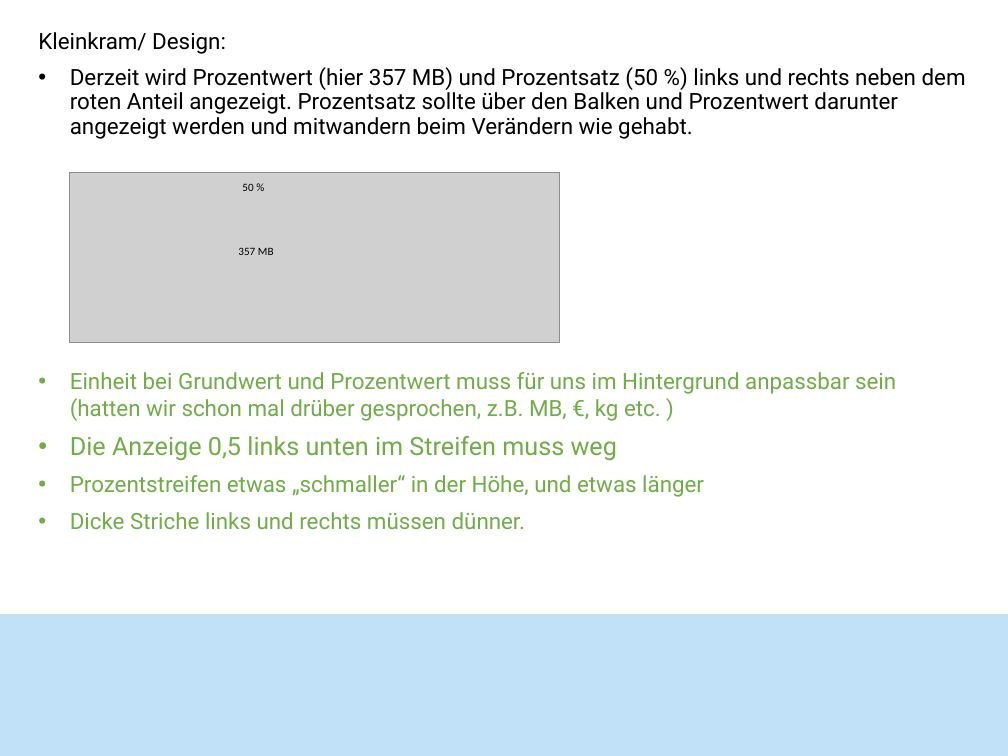
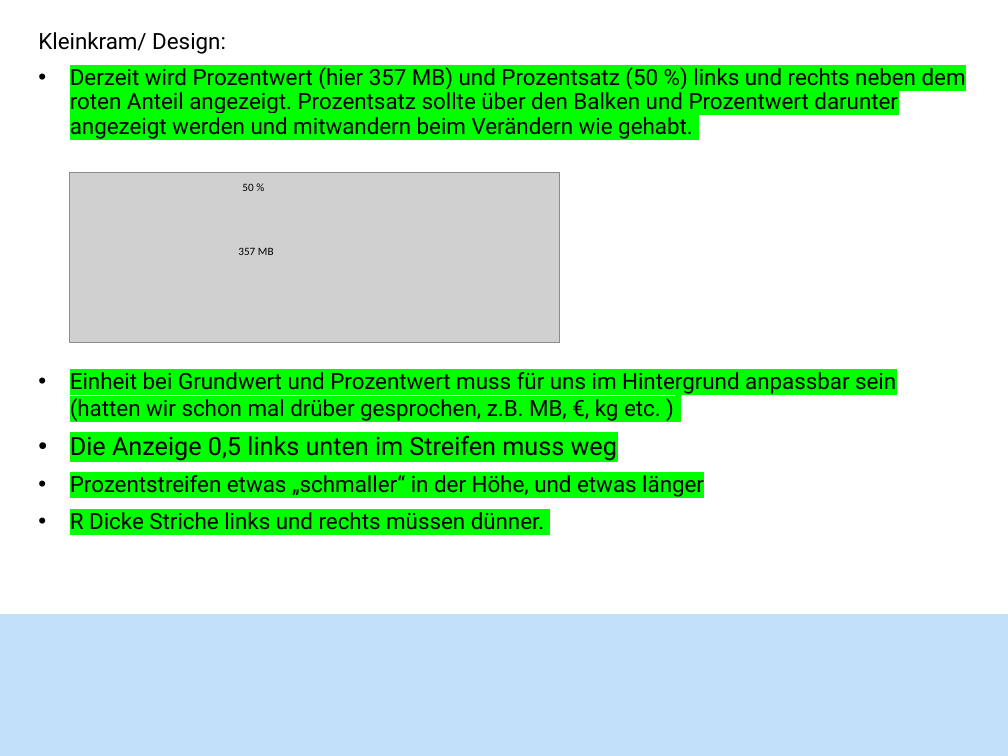
Before and after one commit to MismatchEta/divomath-VAMs, a slide deck: slide 3 of v3.0.0/Prozente_Tool_250603.pptx. Drawn at 1008x756 pixels with LibreOffice and Linux fonts; fonts in the diff are those of the drawing; grey boxes stand for pictures. Boxes give left, top, right and bottom in pixels: in the first picture for what was removed or moved away, otherwise in the second. Text is boxed around its words. In the diff, an @@ line names an element or a change of style, - is before the commit and + after.

```diff
--- a/v3.0.0/Prozente_Tool_250603.pptx
+++ b/v3.0.0/Prozente_Tool_250603.pptx
@@ text at (70,64,966,497): highlight none to #00FF00 in "Derzeit wird Prozentwert (hier 357 MB) und ...", "Einheit bei Grundwert und Prozentwert muss für ...", "Die Anzeige 0,5 links unten im Streifen ...", "Prozentstreifen etwas „schmaller“ in der Höhe, und ..."; text colour #70AD47 to #000000 in "Einheit bei Grundwert und Prozentwert muss für ...", "Die Anzeige 0,5 links unten im Streifen ...", "Prozentstreifen etwas „schmaller“ in der Höhe, und ..." @@
@@ text at (70,508,545,530): text changed; text colour #70AD47 to #000000 @@
-• Dicke Striche links und rechts müssen dünner.
+• R Dicke Striche links und rechts müssen dünner.
```
Also in this commit, not shown: 2 other slides changed, 3 other files.
